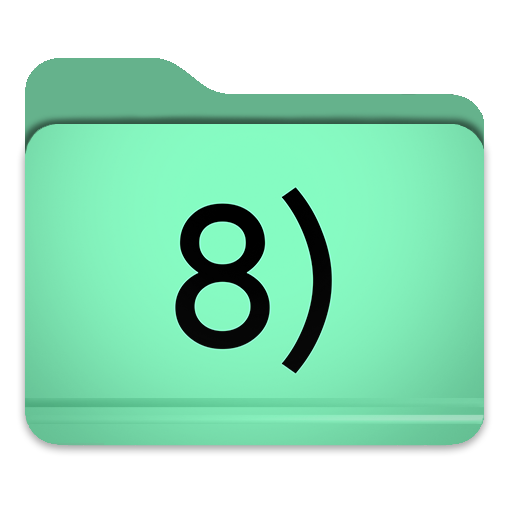
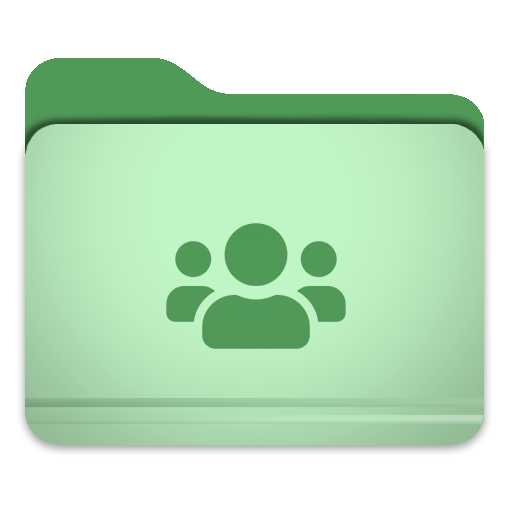
The second 512px x 512px image is a revision of the first. Changes to its layers:
painted on "Rectangle 2" over [25, 58, 484, 446]
removed layer "GitHub" from group "Group 1" over [25, 58, 484, 446]
added group "img" with 1 layers in group "Group 1" over [166, 223, 346, 349]
added layer "users" in group "img" over [166, 223, 346, 349]
added layer "Rectangle 3" in group "Group 1" over [25, 58, 484, 446]
painted on "Rectangle 1" over [25, 58, 484, 235]
